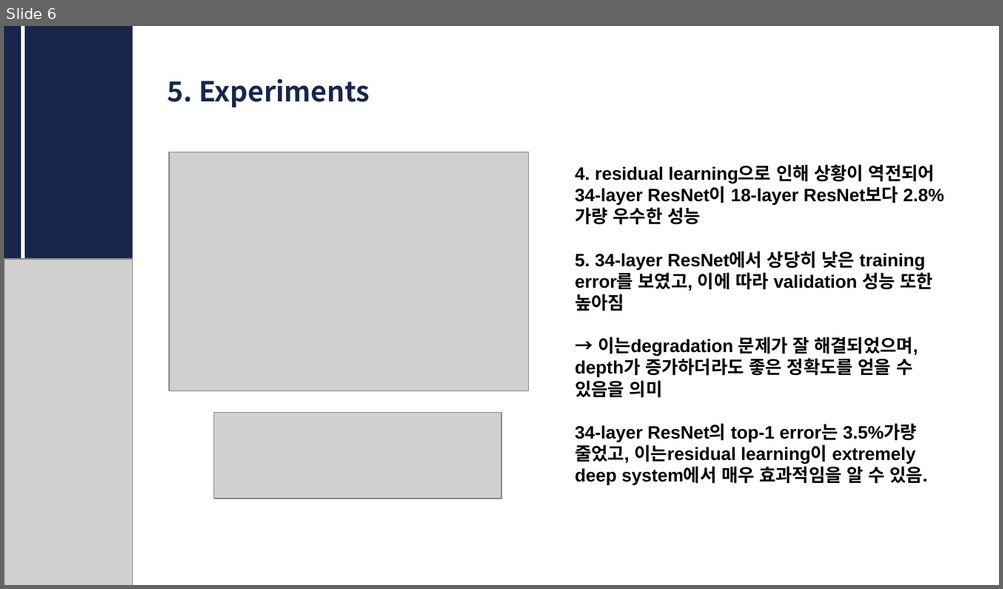
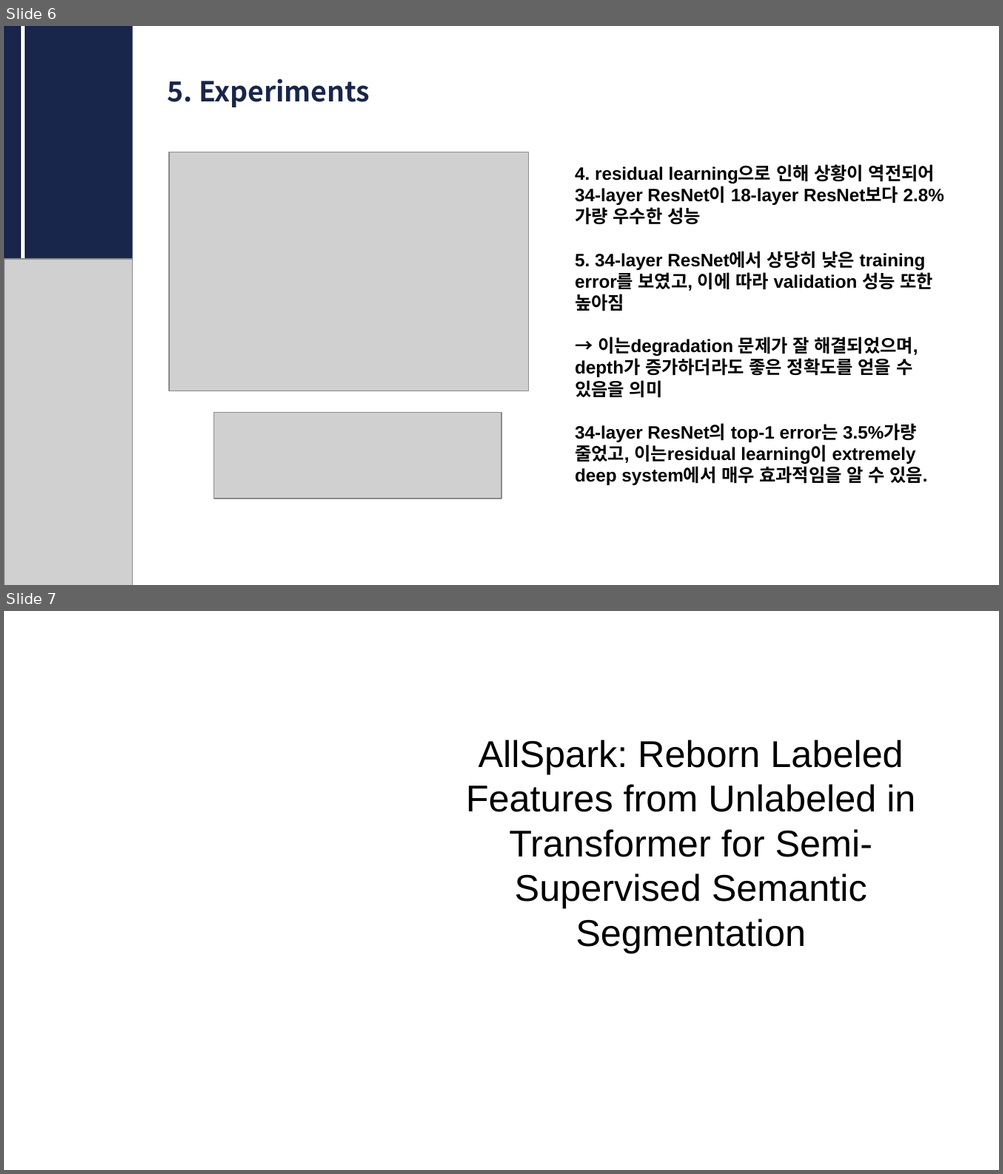
Before and after one commit to CUAI-CAU/2024-2_Study_CVReading_Team2, a slide deck: cv resnet.pptx. Shown one above the other, each under a label of ours: slide 6 before the commit, slides 6 and 7 after it. The pictures are 1003x589 and 1003x1174 pixels, drawn with LibreOffice and Linux fonts; fonts in the diff are those of the drawing; grey boxes stand for pictures. Boxes give left, top, right and bottom in pixels: in the first picture for what was removed or moved away, otherwise in the second. Text is boxed around its words. In the diff, an @@ line names an element or a change of style, - is before the commit and + after.

```diff
--- a/cv resnet.pptx
+++ b/cv resnet.pptx
@@ slide 7 added at box(4, 611, 999, 1170), background #FFFFFF @@
@@ title added at box(466, 740, 915, 954), 27 pt, text #000000 @@
+AllSpark: Reborn Labeled Features from Unlabeled in Transformer for Semi-Supervised Semantic Segmentation
```
Also in this commit, not shown: 12 other slides added.
